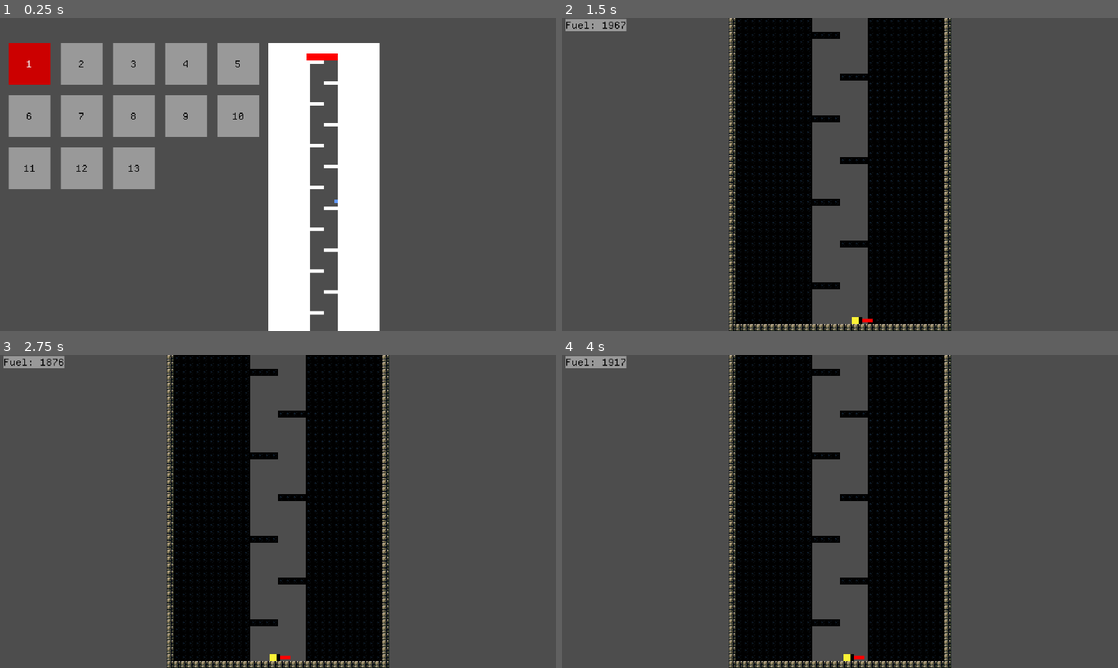
Above: before the commit, frames 1-4 (two rows, left to right).
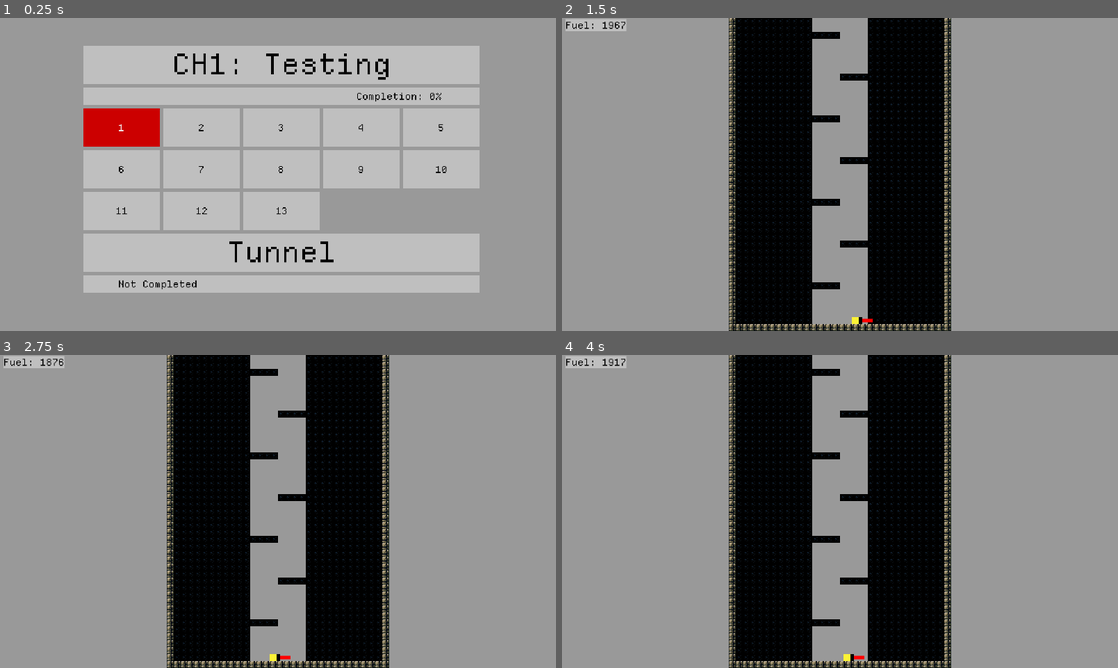
Above: after the commit, the same moments.

Repository: OSGH-web/balloon-movement-demo
Game: Godot game, scene res://scenes/level_select.tscn
Same seed, same stepped clock (60 frames per second), same inputs: the game is played once before the commit and once after it.
Inputs (mouse positions are in pixels of both pictures, inside the frame that each line leads up to):
- Up to frame 1 (0.25 s): no input
- Up to frame 2 (1.5 s): click "1" at 0.5 s; tap Enter at 1.25 s; move the mouse to (962, 158) at 1.27 s; hold Right (ui_right) from 1.28 s (still down)
- Up to frame 3 (2.75 s): keep holding Right (ui_right); tap Up (ui_up) at 1.52, 2.27 s; tap R (reset) at 2 s; move the mouse to (166, 527) at 2.02 s
- Up to frame 4 (4 s): tap R (reset) at 2.75, 3.5 s; move the mouse to (895, 442) at 2.77 s; release Right (ui_right) at 2.78 s; hold Left (ui_left) 2.78-3.53 s; move the mouse to (812, 574) at 3.52 s; hold Right (ui_right) from 3.53 s (still down); tap Up (ui_up) at 3.77 s

The runs differ from the first frame. In frame 1, 96% of the frame differs, in the area x 0-100%, y 0-100%; in frame 2, 69%; in frame 3, 69%; in frame 4, 69%.

Commit message:
significant update to level select styling; display level completion

Diff:
--- /dev/null
+++ b/assets/styles/button_tinted.tres
@@ -0,0 +1,4 @@
+[gd_resource type="StyleBoxFlat" format=3 uid="uid://botddfax254gg"]
+
+[resource]
+bg_color = Color(0.45, 0.45, 0.45, 1)
--- /dev/null
+++ b/assets/styles/label.tres
@@ -0,0 +1,9 @@
+[gd_resource type="LabelSettings" load_steps=2 format=3 uid="uid://btn55lw1rtpva"]
+
+[ext_resource type="FontFile" uid="uid://b5r4on7cls54q" path="res://assets/fonts/DepartureMono-Regular.otf" id="1_ojfkk"]
+
+[resource]
+line_spacing = 0.0
+font = ExtResource("1_ojfkk")
+font_size = 33
+font_color = Color(0, 0, 0, 1)
--- /dev/null
+++ b/assets/styles/ui_dark.tres
@@ -0,0 +1,3 @@
+[gd_resource type="StyleBoxFlat" format=3 uid="uid://byruekc6swxep"]
+
+[resource]
--- a/assets/themes/ui-background-style.tres
+++ b/assets/themes/ui-background-style.tres
@@ -1,3 +1,4 @@
 [gd_resource type="StyleBoxFlat" format=3 uid="uid://002qwq5rvs87"]
 
 [resource]
+bg_color = Color(0.75, 0.75, 0.75, 1)
--- a/project.godot
+++ b/project.godot
@@ -56,3 +56,4 @@
 [rendering]
 
 textures/canvas_textures/default_texture_filter=0
+environment/defaults/default_clear_color=Color(0.6, 0.6, 0.6, 1)
--- a/scenes/UI/level_button.tscn
+++ b/scenes/UI/level_button.tscn
@@ -1,13 +1,18 @@
-[gd_scene load_steps=4 format=3 uid="uid://etfl8u7dfwws"]
+[gd_scene load_steps=5 format=3 uid="uid://etfl8u7dfwws"]
 
 [ext_resource type="Theme" uid="uid://bcn6jcu02pjx0" path="res://assets/themes/standard_font_theme.theme" id="2_fe81u"]
 [ext_resource type="StyleBox" uid="uid://002qwq5rvs87" path="res://assets/themes/ui-background-style.tres" id="3_7rldp"]
+[ext_resource type="StyleBox" uid="uid://botddfax254gg" path="res://assets/styles/button_tinted.tres" id="4_btco6"]
 [ext_resource type="StyleBox" uid="uid://cn1chxlsybisf" path="res://assets/styles/button_focus.tres" id="5_7l7mv"]
 
 [node name="LevelButton" type="Button"]
-custom_minimum_size = Vector2(48, 48)
+custom_minimum_size = Vector2(88, 44)
+offset_right = 90.0
+offset_bottom = 48.0
 theme = ExtResource("2_fe81u")
 theme_override_colors/font_color = Color(0, 0, 0, 1)
 theme_override_styles/focus = ExtResource("5_7l7mv")
 theme_override_styles/hover = ExtResource("3_7rldp")
+theme_override_styles/normal_mirrored = ExtResource("4_btco6")
 theme_override_styles/normal = ExtResource("3_7rldp")
+text = "asdf"
--- a/scenes/level_select.tscn
+++ b/scenes/level_select.tscn
@@ -1,7 +1,15 @@
-[gd_scene load_steps=3 format=3 uid="uid://bprt5jmuwcihx"]
+[gd_scene load_steps=7 format=3 uid="uid://bprt5jmuwcihx"]
 
 [ext_resource type="Script" uid="uid://dmoxrpi5e2hec" path="res://scripts/level_select.gd" id="1_t5gxd"]
+[ext_resource type="FontFile" uid="uid://b5r4on7cls54q" path="res://assets/fonts/DepartureMono-Regular.otf" id="2_2epne"]
 [ext_resource type="PackedScene" uid="uid://dtnepwc7kcwx1" path="res://scenes/UI/level_preview.tscn" id="2_4ek2u"]
+[ext_resource type="StyleBox" uid="uid://002qwq5rvs87" path="res://assets/themes/ui-background-style.tres" id="2_chg43"]
+[ext_resource type="LabelSettings" uid="uid://btn55lw1rtpva" path="res://assets/styles/label.tres" id="2_rif6e"]
+
+[sub_resource type="LabelSettings" id="LabelSettings_chg43"]
+font = ExtResource("2_2epne")
+font_size = 11
+font_color = Color(0, 0, 0, 1)
 
 [node name="LevelSelect" type="Control"]
 layout_mode = 3
@@ -9,19 +17,96 @@
 scale = Vector2(3, 3)
 script = ExtResource("1_t5gxd")
 
-[node name="ButtonGrid" type="GridContainer" parent="."]
+[node name="VBoxContainer" type="VBoxContainer" parent="."]
+layout_mode = 2
+offset_left = 96.0
+offset_top = 32.0
+offset_right = 552.0
+offset_bottom = 336.0
+
+[node name="Label" type="Label" parent="VBoxContainer"]
+custom_minimum_size = Vector2(0, 44)
+layout_mode = 2
+theme_override_styles/normal = ExtResource("2_chg43")
+text = "CH1: Testing"
+label_settings = ExtResource("2_rif6e")
+horizontal_alignment = 1
+
+[node name="HSplitContainer" type="HSplitContainer" parent="VBoxContainer"]
+custom_minimum_size = Vector2(0, 20)
+layout_mode = 2
+theme_override_constants/separation = 0
+split_offset = 314
+dragging_enabled = false
+dragger_visibility = 2
+
+[node name="placeholder" type="Label" parent="VBoxContainer/HSplitContainer"]
+custom_minimum_size = Vector2(0, 20)
+layout_mode = 2
+theme_override_styles/normal = ExtResource("2_chg43")
+label_settings = SubResource("LabelSettings_chg43")
+
+[node name="WorldCompletion" type="Label" parent="VBoxContainer/HSplitContainer"]
 unique_name_in_owner = true
+custom_minimum_size = Vector2(0, 20)
 layout_mode = 2
-offset_left = 10.0
-offset_top = 29.0
-offset_right = 10.0
-offset_bottom = 29.0
-theme_override_constants/h_separation = 12
-theme_override_constants/v_separation = 12
+theme_override_styles/normal = ExtResource("2_chg43")
+text = "Completion: 0%"
+label_settings = SubResource("LabelSettings_chg43")
+vertical_alignment = 1
+
+[node name="ButtonGrid" type="GridContainer" parent="VBoxContainer"]
+unique_name_in_owner = true
+custom_minimum_size = Vector2(0, 140)
+layout_mode = 2
 columns = 5
 
+[node name="LevelName" type="Label" parent="VBoxContainer"]
+unique_name_in_owner = true
+custom_minimum_size = Vector2(0, 44)
+layout_mode = 2
+theme_override_styles/normal = ExtResource("2_chg43")
+text = "1-1 Test"
+label_settings = ExtResource("2_rif6e")
+horizontal_alignment = 1
+
+[node name="HSplitContainer2" type="HSplitContainer" parent="VBoxContainer"]
+custom_minimum_size = Vector2(0, 20)
+layout_mode = 2
+theme_override_constants/separation = 0
+split_offset = 40
+dragging_enabled = false
+dragger_visibility = 2
+
+[node name="placeholder2" type="Label" parent="VBoxContainer/HSplitContainer2"]
+custom_minimum_size = Vector2(0, 20)
+layout_mode = 2
+theme_override_styles/normal = ExtResource("2_chg43")
+label_settings = SubResource("LabelSettings_chg43")
+horizontal_alignment = 1
+
+[node name="LevelStats" type="Label" parent="VBoxContainer/HSplitContainer2"]
+unique_name_in_owner = true
+custom_minimum_size = Vector2(0, 20)
+layout_mode = 2
+theme_override_styles/normal = ExtResource("2_chg43")
+text = "Best Time: 0:00:00"
+label_settings = SubResource("LabelSettings_chg43")
+vertical_alignment = 1
+
+[node name="PanelContainer" type="PanelContainer" parent="."]
+visible = false
+custom_minimum_size = Vector2(450, 304)
+layout_mode = 0
+offset_left = 100.0
+offset_top = 32.0
+offset_right = 550.0
+offset_bottom = 320.0
+
 [node name="LevelPreview" parent="." instance=ExtResource("2_4ek2u")]
+visible = false
 offset_left = 309.0
 offset_top = 29.0
 offset_right = 309.0
 offset_bottom = 29.0
+scale = Vector2(0.5, 0.5)
--- a/scripts/level_select.gd
+++ b/scripts/level_select.gd
@@ -10,6 +10,7 @@
 func _ready():
 	load_levels()
 	create_level_grid()
+	_update_world_info_display()
 	button_container.get_children()[0].grab_focus()
 
 func load_levels():
@@ -24,11 +25,21 @@
 			file_name = dir.get_next()
 		level_files.sort()
 
+
+func get_completion_percentage() -> float:
+	var count := 0
+	for level_path in level_files:
+		if SaveManager.is_level_completed(level_path):
+			count += 1
+
+	return (count / float(level_files.size())) * 100
+
 func create_level_grid():
 	for child in button_container.get_children():
 		child.queue_free()
 
 	var button_scene = preload("res://scenes/UI/level_button.tscn")
+	var tinted_style = preload("res://assets/styles/button_tinted.tres")
 
 	for i in level_files.size():
 		var button = button_scene.instantiate() as Button
@@ -38,10 +49,33 @@
 		button.focus_entered.connect(_generate_preview.bind(i))
 		button.mouse_entered.connect(_generate_preview.bind(i))
 
+		# tint the completed levels
+		if SaveManager.is_level_completed(level_files[i]):
+			button.add_theme_stylebox_override("normal", tinted_style)
+			button.add_theme_stylebox_override("hover", tinted_style)
+
 func _generate_preview(level_index):
 	var file_path = "res://levels/%s" % level_files[level_index]
 	$LevelPreview.generate_preview(file_path)
+	_update_level_info_display(level_index)
 
 func _on_level_selected(level_index: int):
 	var file_path = "res://levels/%s" % level_files[level_index]
 	get_tree().change_scene_to_file(file_path)
+
+func _update_world_info_display():
+	var completion_percentage = get_completion_percentage()
+	%WorldCompletion.text = "Completion: %.0f" % completion_percentage + "%"
+
+func _update_level_info_display(level_index):
+	var level_file = level_files[level_index]
+	var level_path = "res://levels/%s" % level_file
+	var level_scene = load(level_path)
+	if not level_scene:
+		return
+
+	var level_instance = level_scene.instantiate()
+	%LevelName.text = level_instance.level_name
+	level_instance.free()
+
+	%LevelStats.text = "Completed" if SaveManager.is_level_completed(level_file) else "Not Completed"
